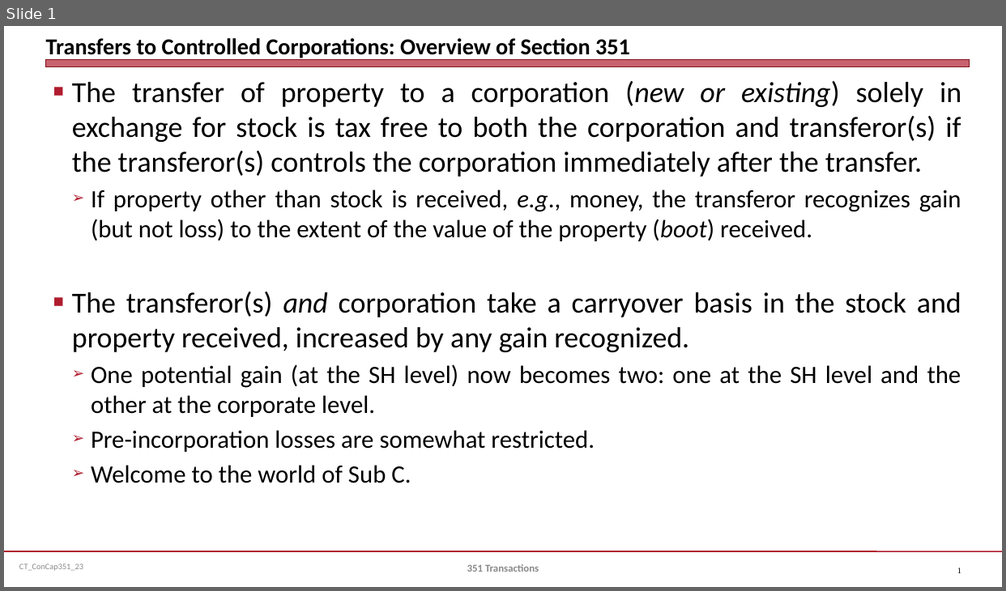
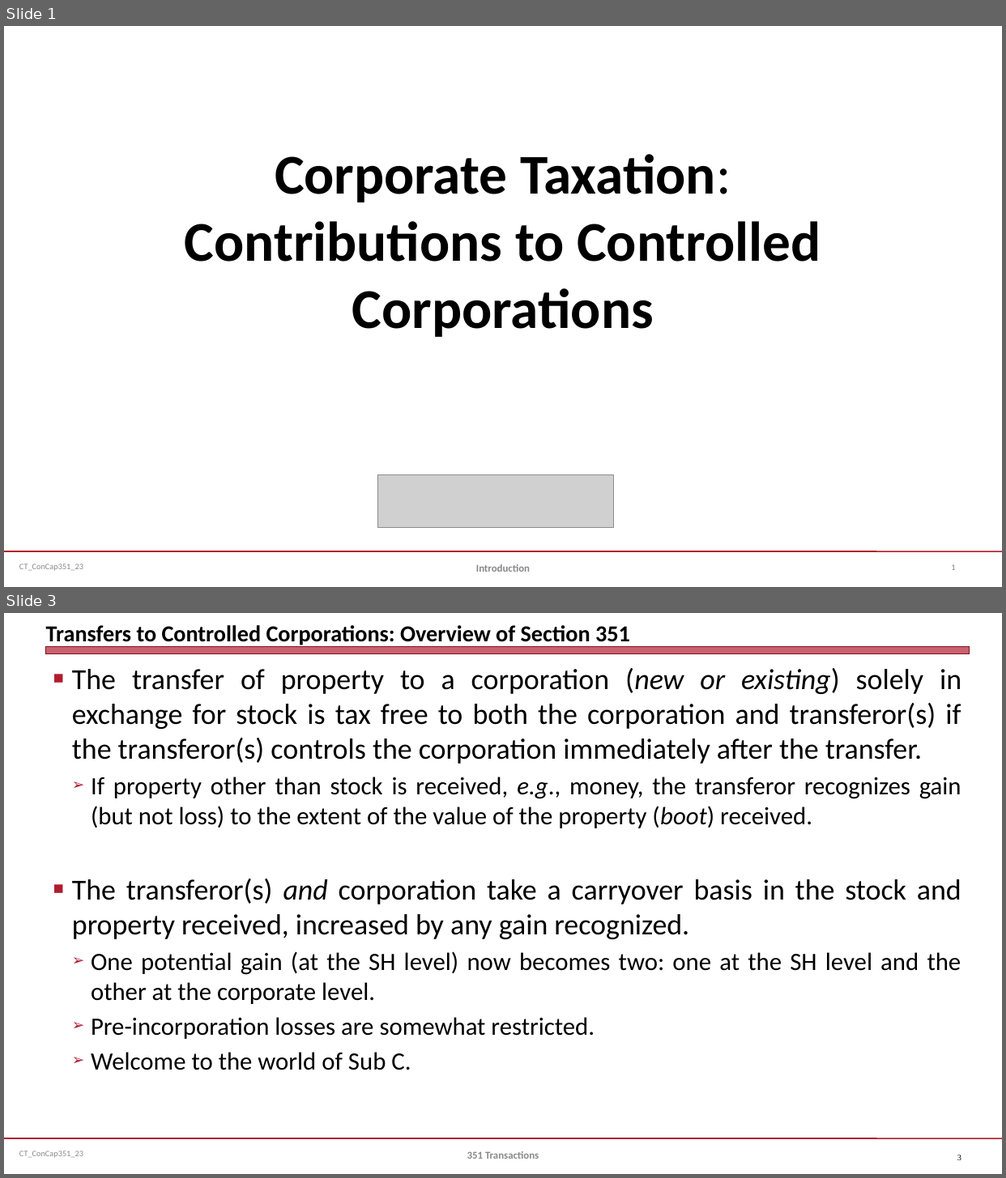
Before and after one commit to jmc877/Corporate-Tax, a slide deck: slides/CT_ConCap351_23.pptx. Shown one above the other, each under a label of ours: slide 1 before the commit, slides 1 and 3 after it; the slides between them are not shown. The pictures are 1006x591 and 1006x1178 pixels, drawn with LibreOffice and Linux fonts; fonts in the diff are those of the drawing; grey boxes stand for pictures. Boxes give left, top, right and bottom in pixels: in the first picture for what was removed or moved away, otherwise in the second. Text is boxed around its words. In the diff, an @@ line names an element or a change of style, - is before the commit and + after.

```diff
--- a/slides/CT_ConCap351_23.pptx
+++ b/slides/CT_ConCap351_23.pptx
@@ slide 1 added at box(4, 26, 1002, 587), background #FFFFFF; not listed: 2 template elements that a slide beside it also shows @@
@@ title added at box(185, 154, 820, 337), 54 pt, text #000000, bold @@
+Corporate Taxation: Contributions to Controlled Corporations
@@ picture added at box(378, 476, 613, 528) @@
@@ text added at box(476, 565, 530, 572), 10 pt, text #898989, bold @@
+Introduction
@@ page number added at box(951, 565, 955, 570), 8 pt, text #808080 @@
+1
@@ what was slide 1 is now slide 3 @@
@@ page number at box(957, 1155, 961, 1161): text changed @@
-1
+3
```
Also in this commit, not shown: 3 slides changed, 1 other slide added.
